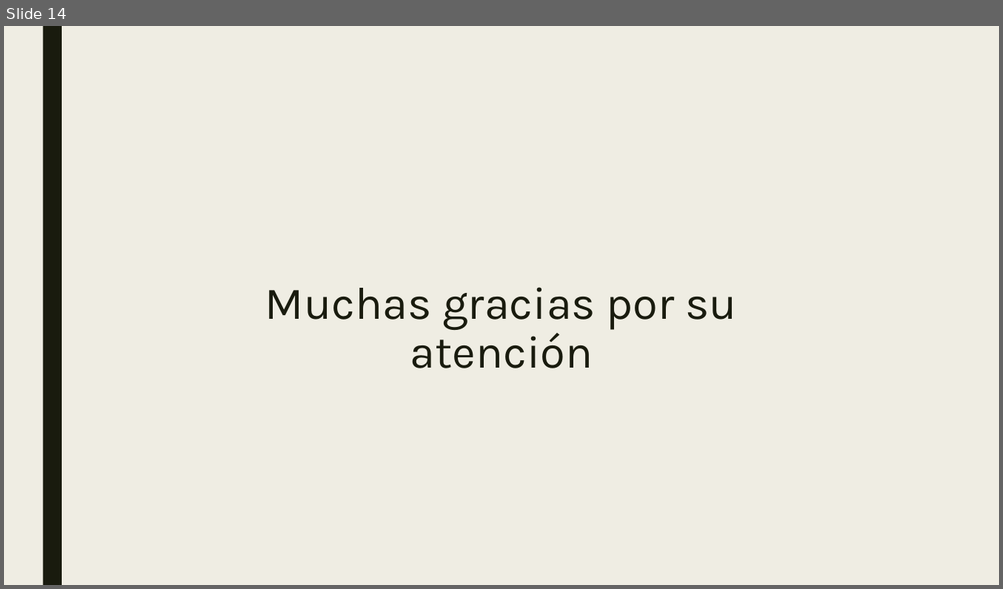
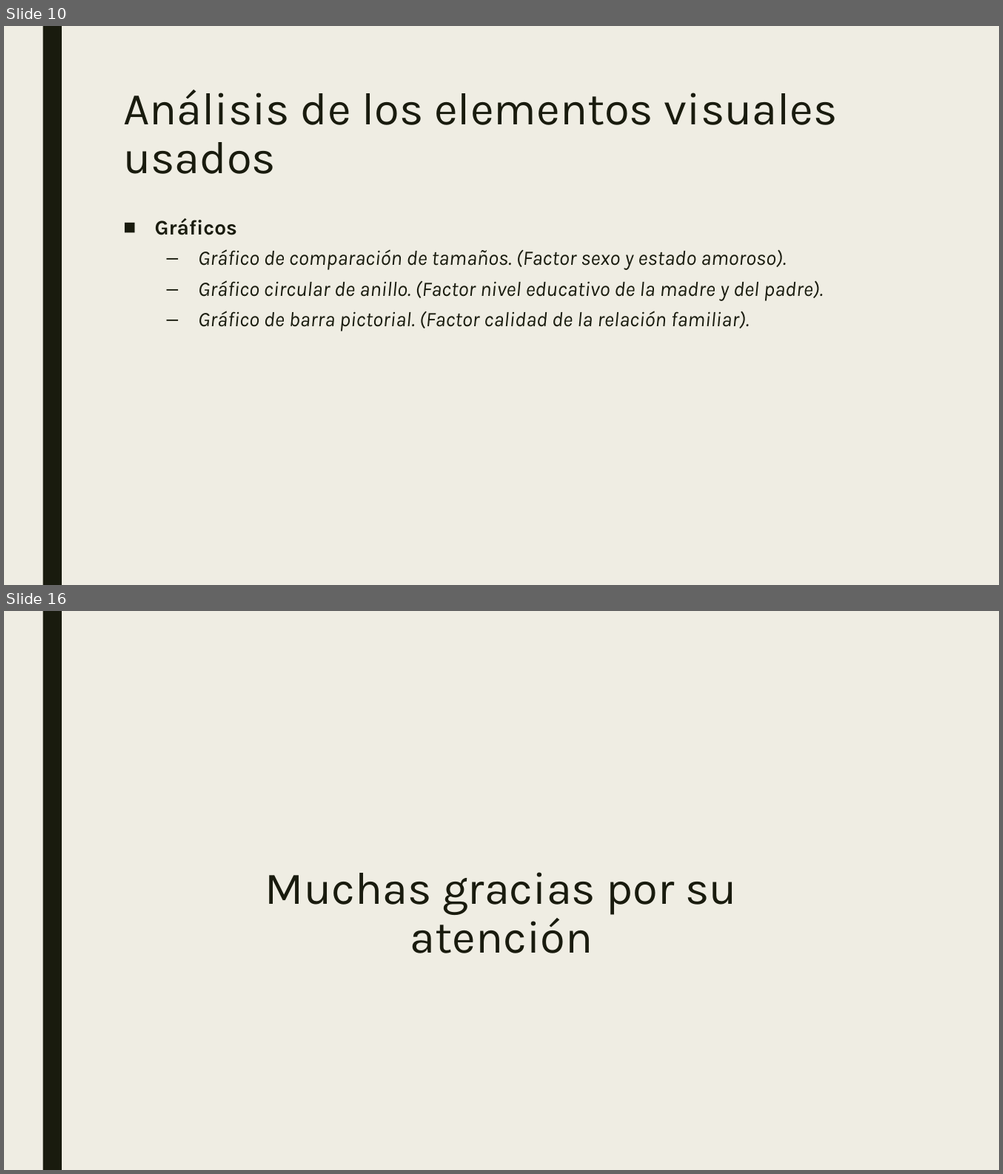
Before and after one commit to mariousm/Data-Science-Master, a slide deck: 2021-22/PrimerSemestre/Visualizacion/PEC3/Storytelling.pptx. Shown one above the other, each under a label of ours: slide 14 before the commit, slides 10 and 16 after it; the slides between them are not shown. The pictures are 1003x589 and 1003x1174 pixels, drawn with LibreOffice and Linux fonts; fonts in the diff are those of the drawing. Boxes give left, top, right and bottom in pixels: in the first picture for what was removed or moved away, otherwise in the second. Text is boxed around its words. In the diff, an @@ line names an element or a change of style, - is before the commit and + after.

```diff
--- a/2021-22/PrimerSemestre/Visualizacion/PEC3/Storytelling.pptx
+++ b/2021-22/PrimerSemestre/Visualizacion/PEC3/Storytelling.pptx
@@ slide 10 added at <box>4,26,999,585</box>, background #EFEDE3; not listed: 1 template element that a slide beside it also shows @@
@@ title added at <box>123,90,837,174</box>, 44 pt, text #191B0E @@
+Análisis de los elementos visuales usados
@@ text added at <box>155,218,822,332</box>, 20 pt, text #191B0E, italic @@
+■ Gráficos
+  – Gráfico de comparación de tamaños. (Factor sexo y estado amoroso).
+  – Gráfico circular de anillo. (Factor nivel educativo de la madre y del padre).
+  – Gráfico de barra pictorial. (Factor calidad de la relación familiar).
@@ what was slide 14 is now slide 16 @@
```
Also in this commit, not shown: 1 slide changed, 13 other slides added, 12 slides removed.
